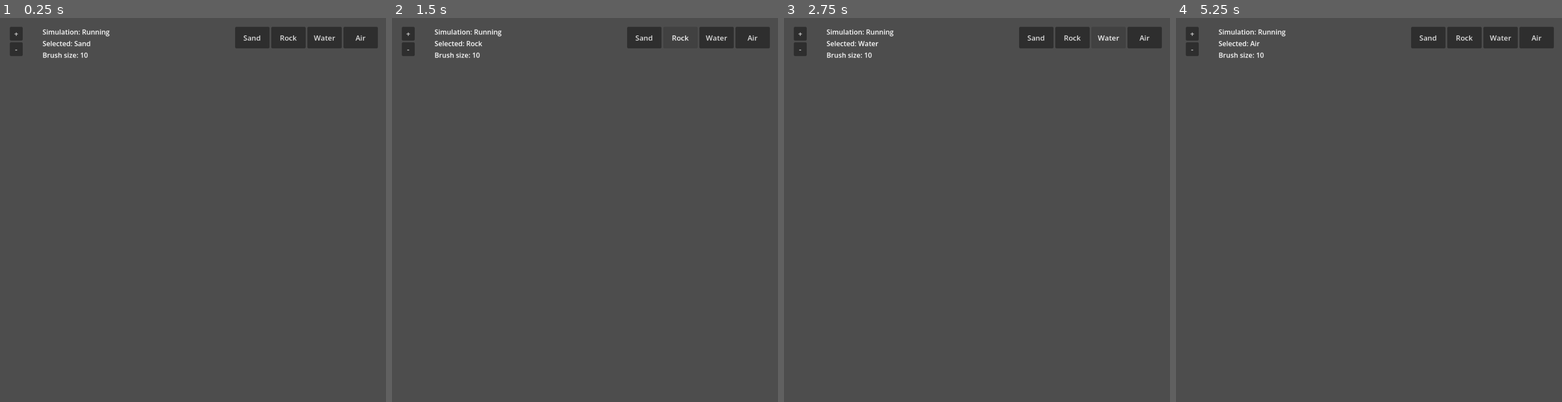
Above: before the commit, frames 1-4 (left to right).
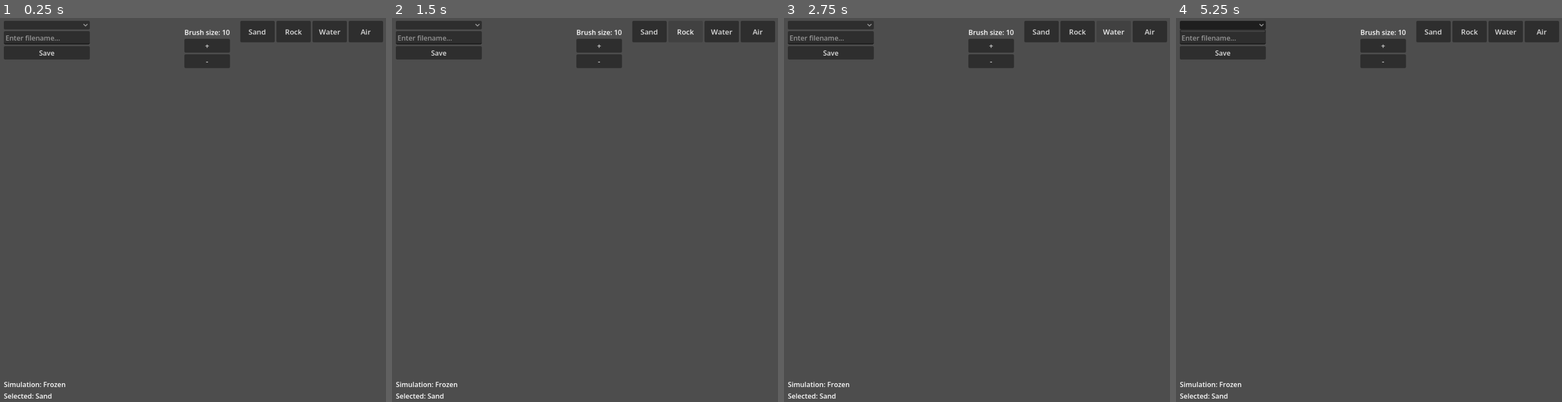
Above: after the commit, the same moments.

Repository: SachaJGregoire/sandbox
Game: Godot game, scene res://main.tscn
The game is run twice, just before and just after one commit, with the same random seed, the same clock (stepped at 60 frames per second) and the same inputs.
Inputs (mouse positions are in pixels of both pictures, inside the frame that each line leads up to):
- Up to frame 1 (0.25 s): no input
- Up to frame 2 (1.5 s): click "Sand" at 0.5 s; click "Rock" at 1.25 s
- Up to frame 3 (2.75 s): click "Water" at 2 s
- Up to frame 4 (5.25 s): click "Air" at 2.75 s; click "+" at 3.5 s; click "-" at 4.25 s; click (1222, 25) at 5.02 s

The runs differ from the first frame. In frame 1, 4.6% of the frame differs, in the area x 1-100%, y 0-100%; in frame 2, 4.3%; in frame 3, 4.3%; in frame 4, 4.6%.

Commit message:
adding crazy stuff

Diff:
--- a/main.tscn
+++ b/main.tscn
@@ -31,10 +31,10 @@
 anchors_preset = 1
 anchor_left = 1.0
 anchor_right = 1.0
-offset_left = -352.0
-offset_top = 24.0
-offset_right = 60.0
-offset_bottom = 74.0
+offset_left = -340.0
+offset_top = 10.0
+offset_right = 72.0
+offset_bottom = 60.0
 grow_horizontal = 0
 
 [node name="SandButton" type="Button" parent="TextureRect/CanvasLayer/RightHBoxContainer" unique_id=2088457241]
@@ -62,65 +62,82 @@
 theme_override_font_sizes/font_size = 17
 text = "Air"
 
-[node name="LeftVBoxContainer" type="VBoxContainer" parent="TextureRect/CanvasLayer" unique_id=1659679079]
-offset_left = 24.0
-offset_top = 24.0
-offset_right = 54.0
-offset_bottom = 94.0
+[node name="BrushStuff" type="VBoxContainer" parent="TextureRect/CanvasLayer" unique_id=1659679079]
+offset_left = 430.0
+offset_top = 25.0
+offset_right = 536.0
+offset_bottom = 120.0
 
-[node name="+" type="Button" parent="TextureRect/CanvasLayer/LeftVBoxContainer" unique_id=3208244]
-custom_minimum_size = Vector2(30, 30)
+[node name="BrushSize" type="Label" parent="TextureRect/CanvasLayer/BrushStuff" unique_id=963681854]
+layout_mode = 2
+text = "Brush size: 10"
+
+[node name="+" type="Button" parent="TextureRect/CanvasLayer/BrushStuff" unique_id=3208244]
 layout_mode = 2
 size_flags_stretch_ratio = 0.0
 theme_override_font_sizes/font_size = 17
 text = "+"
 
-[node name="-" type="Button" parent="TextureRect/CanvasLayer/LeftVBoxContainer" unique_id=2033274631]
-custom_minimum_size = Vector2(30, 30)
+[node name="-" type="Button" parent="TextureRect/CanvasLayer/BrushStuff" unique_id=2033274631]
 layout_mode = 2
 size_flags_stretch_ratio = 0.0
 theme_override_font_sizes/font_size = 17
 text = "-"
 
-[node name="CounterHBoxContainer" type="HBoxContainer" parent="TextureRect/CanvasLayer" unique_id=1278594361]
+[node name="Counters" type="HBoxContainer" parent="TextureRect/CanvasLayer" unique_id=1278594361]
 offset_left = 565.0
 offset_top = 60.0
 offset_right = 977.0
 offset_bottom = 110.0
 
-[node name="SandCounter" type="Label" parent="TextureRect/CanvasLayer/CounterHBoxContainer" unique_id=103942938]
+[node name="SandCounter" type="Label" parent="TextureRect/CanvasLayer/Counters" unique_id=103942938]
 custom_minimum_size = Vector2(80, 0)
 layout_mode = 2
 
-[node name="RockCounter" type="Label" parent="TextureRect/CanvasLayer/CounterHBoxContainer" unique_id=1767088428]
+[node name="RockCounter" type="Label" parent="TextureRect/CanvasLayer/Counters" unique_id=1767088428]
 custom_minimum_size = Vector2(80, 0)
 layout_mode = 2
 
-[node name="WaterCounter" type="Label" parent="TextureRect/CanvasLayer/CounterHBoxContainer" unique_id=293309223]
+[node name="WaterCounter" type="Label" parent="TextureRect/CanvasLayer/Counters" unique_id=293309223]
 custom_minimum_size = Vector2(80, 0)
 layout_mode = 2
 
-[node name="StatusVBoxContainer" type="VBoxContainer" parent="TextureRect/CanvasLayer" unique_id=1244601840]
-offset_left = 100.0
-offset_top = 24.0
-offset_right = 256.0
-offset_bottom = 101.0
+[node name="Status" type="VBoxContainer" parent="TextureRect/CanvasLayer" unique_id=1244601840]
+offset_left = 10.0
+offset_top = 845.0
+offset_right = 166.0
+offset_bottom = 922.0
 
-[node name="Simulation" type="Label" parent="TextureRect/CanvasLayer/StatusVBoxContainer" unique_id=184560283]
+[node name="Simulation" type="Label" parent="TextureRect/CanvasLayer/Status" unique_id=184560283]
 layout_mode = 2
-text = "Simulation: Running"
+text = "Simulation: Frozen"
 
-[node name="CurrentSelected" type="Label" parent="TextureRect/CanvasLayer/StatusVBoxContainer" unique_id=1933685055]
+[node name="CurrentSelected" type="Label" parent="TextureRect/CanvasLayer/Status" unique_id=1933685055]
 layout_mode = 2
 text = "Selected: Sand"
 
-[node name="BrushSize" type="Label" parent="TextureRect/CanvasLayer/StatusVBoxContainer" unique_id=35564262]
+[node name="Presets" type="VBoxContainer" parent="TextureRect/CanvasLayer" unique_id=1929278501]
+offset_left = 10.0
+offset_top = 10.0
+offset_right = 210.0
+offset_bottom = 138.0
+
+[node name="PresetsList" type="OptionButton" parent="TextureRect/CanvasLayer/Presets" unique_id=529637101]
 layout_mode = 2
-text = "Brush size: 10"
+
+[node name="Name" type="LineEdit" parent="TextureRect/CanvasLayer/Presets" unique_id=1698447776]
+layout_mode = 2
+placeholder_text = "Enter filename..."
+
+[node name="Save" type="Button" parent="TextureRect/CanvasLayer/Presets" unique_id=154421570]
+layout_mode = 2
+text = "Save"
 
 [connection signal="pressed" from="TextureRect/CanvasLayer/RightHBoxContainer/SandButton" to="TextureRect" method="select_sand"]
 [connection signal="pressed" from="TextureRect/CanvasLayer/RightHBoxContainer/RockButton" to="TextureRect" method="select_stone"]
 [connection signal="pressed" from="TextureRect/CanvasLayer/RightHBoxContainer/WaterButton" to="TextureRect" method="select_water"]
 [connection signal="pressed" from="TextureRect/CanvasLayer/RightHBoxContainer/AirButton" to="TextureRect" method="select_air"]
-[connection signal="pressed" from="TextureRect/CanvasLayer/LeftVBoxContainer/+" to="TextureRect" method="increase_brush_size"]
-[connection signal="pressed" from="TextureRect/CanvasLayer/LeftVBoxContainer/-" to="TextureRect" method="decrease_brush_size"]
+[connection signal="pressed" from="TextureRect/CanvasLayer/BrushStuff/+" to="TextureRect" method="increase_brush_size"]
+[connection signal="pressed" from="TextureRect/CanvasLayer/BrushStuff/-" to="TextureRect" method="decrease_brush_size"]
+[connection signal="item_selected" from="TextureRect/CanvasLayer/Presets/PresetsList" to="TextureRect" method="preset_selector"]
+[connection signal="pressed" from="TextureRect/CanvasLayer/Presets/Save" to="TextureRect" method="save_button"]
--- a/texture_rect.gd
+++ b/texture_rect.gd
@@ -14,7 +14,7 @@
 const HEIGHT: int = 512
 const SHADER_PATH: String = "res://sand.glsl"
 
-var is_frozen: bool = false
+var is_frozen: bool = true
 var do_reset: bool = false
 var total_frames: int = 0
 
@@ -23,6 +23,12 @@
 var is_drawing: bool = false
 var brush_size: float = 10
 
+# On ready variables
+@onready var SIMULATION: Label = $CanvasLayer/Status/Simulation
+@onready var BRUSHSIZE: Label = $CanvasLayer/BrushStuff/BrushSize
+@onready var CURRENTSELECTED: Label = $CanvasLayer/Status/CurrentSelected
+@onready var PRESETLIST: OptionButton = $CanvasLayer/Presets/PresetsList
+
 func _ready():
 	rd = RenderingServer.get_rendering_device()
 
@@ -51,6 +57,8 @@
 	var tex_rd = Texture2DRD.new()
 	tex_rd.texture_rd_rid = textures[0]
 	texture = tex_rd
+
+	refresh_dropdown()
 
 	print("Ready!")
 
@@ -133,27 +141,53 @@
 		if uniform_sets[1].is_valid(): rd.free_rid(uniform_sets[1])
 
 
-const COLOR_AIR   = Color(0.1,  0.1,  0.1,  1.0)
-const COLOR_SAND  = Color(0.86, 0.73, 0.36, 1.0)
-const COLOR_WATER = Color(0.0,  0.4,  0.9,  1.0)
-const COLOR_STONE = Color(0.5,  0.5,  0.5,  1.0)
-const COLOR_VAPOR = Color(0.85, 0.90, 0.95, 0.45)
+const AIR = 0
+const SAND = 1
+const WATER = 2
+const ROCK = 3
+const VAPOR = 4
+
+const MATERIAL_COLORS = [
+	Color(0.1,  0.1,  0.1,  1.0),  # Air
+	Color(0.86, 0.73, 0.36, 1.0),  # Sand
+	Color(0.0,  0.4,  0.9,  1.0),  # Water
+	Color(0.5,  0.5,  0.5,  1.0),  # Rock
+	Color(0.85, 0.90, 0.95, 0.45)  # Vapor
+]
+
+func draw(index : int, variance: float) -> Color:
+	if index == 0:
+		return MATERIAL_COLORS[index]
+	if index == ROCK:
+		return Color(
+			MATERIAL_COLORS[index].r,
+			MATERIAL_COLORS[index].g + 0.05 * variance,
+			MATERIAL_COLORS[index].b + 0.05 * variance,
+			MATERIAL_COLORS[index].a
+		)
+	return Color(
+		MATERIAL_COLORS[index].r,
+		MATERIAL_COLORS[index].g + 0.15 * variance,
+		MATERIAL_COLORS[index].b + 0.15 * variance,
+		MATERIAL_COLORS[index].a
+	)
+
+var TEST : int = 0
 
 func initialize_simple_pattern(texture_rid: RID) -> void:
 	var data = PackedFloat32Array()
 	data.resize(WIDTH * HEIGHT * 4)
 
-	# Draw a little bowl/level design to get started
 	for y in range(HEIGHT):
 		for x in range(WIDTH):
+			var variance = randf() - 0.5
 			var idx = (y * WIDTH + x) * 4
-			var color = COLOR_AIR
-
-			if y > 450 and y < 470 and x > 100 and x < 412:
-				color = COLOR_STONE
-
-			if y > 350 and y <= 450 and (x > 100 and x < 120 or x > 392 and x < 412):
-				color = COLOR_STONE
+			var color = draw(AIR, variance)
+
+			var H = HEIGHT / 6
+			var W = WIDTH / 6
+			if y > 1.5 * H and y < 2.5 * H and x > 2.5 * W and x < 3.5 * W:
+				color = draw(SAND, variance)
 
 			data[idx] = color.r
 			data[idx + 1] = color.g
@@ -179,28 +213,28 @@
 		if event.keycode == KEY_SPACE:
 			is_frozen = !is_frozen
 			if is_frozen:
-				$CanvasLayer/StatusVBoxContainer/Simulation.text = "Simulation: Frozen"
+				SIMULATION.text = "Simulation: Frozen"
 			else:
-				$CanvasLayer/StatusVBoxContainer/Simulation.text = "Simulation: Running"
+				SIMULATION.text = "Simulation: Running"
 		elif event.keycode == KEY_ESCAPE:
 			do_reset = true
 		elif event.keycode == KEY_UP:
 			increase_brush_size()
-			$CanvasLayer/StatusVBoxContainer/BrushSize.text = "Brush size: %d" % brush_size
+			BRUSHSIZE.text = "Brush size: %d" % brush_size
 		elif event.keycode == KEY_DOWN:
 			decrease_brush_size()
-			$CanvasLayer/StatusVBoxContainer/BrushSize.text = "Brush size: %d" % brush_size
+			BRUSHSIZE.text = "Brush size: %d" % brush_size
 		elif event.keycode == KEY_S:
-			$CanvasLayer/StatusVBoxContainer/CurrentSelected.text = "Selected: Sand"
+			CURRENTSELECTED.text = "Selected: Sand"
 			select_sand()
 		elif event.keycode == KEY_R:
-			$CanvasLayer/StatusVBoxContainer/CurrentSelected.text = "Selected: Rock"
+			CURRENTSELECTED.text = "Selected: Rock"
 			select_stone()
 		elif event.keycode == KEY_W:
-			$CanvasLayer/StatusVBoxContainer/CurrentSelected.text = "Selected: Water"
+			CURRENTSELECTED.text = "Selected: Water"
 			select_water()
 		elif event.keycode == KEY_A:
-			$CanvasLayer/StatusVBoxContainer/CurrentSelected.text = "Selected: Air"
+			CURRENTSELECTED.text = "Selected: Air"
 			select_air()
 
 
@@ -248,26 +282,74 @@
 
 	if total_frames % 30 == 0:
 		var counts = read_counters()
-		$CanvasLayer/CounterHBoxContainer/SandCounter.text = "%d" % counts[0]
-		$CanvasLayer/CounterHBoxContainer/RockCounter.text = "%d" % counts[1]
-		$CanvasLayer/CounterHBoxContainer/WaterCounter.text = "%d" % counts[2]
+		$CanvasLayer/Counters/SandCounter.text = "%d" % counts[0]
+		$CanvasLayer/Counters/RockCounter.text = "%d" % counts[1]
+		$CanvasLayer/Counters/WaterCounter.text = "%d" % counts[2]
 
 func select_sand() -> void:
 	selected_material = 1
-	$CanvasLayer/StatusVBoxContainer/CurrentSelected.text = "Selected: Sand"
 func select_stone() -> void:
 	selected_material = 2
-	$CanvasLayer/StatusVBoxContainer/CurrentSelected.text = "Selected: Rock"
 func select_air() -> void:
 	selected_material = 3
-	$CanvasLayer/StatusVBoxContainer/CurrentSelected.text = "Selected: Air"
 func select_water() -> void:
 	selected_material = 4
-	$CanvasLayer/StatusVBoxContainer/CurrentSelected.text = "Selected: Water"
 
 func increase_brush_size() -> void:
 	brush_size = clamp(brush_size + 2, 3, 30)
-	$CanvasLayer/StatusVBoxContainer/BrushSize.text = "Brush size: %d" % brush_size
+	BRUSHSIZE.text = "Brush size: %d" % brush_size
 func decrease_brush_size() -> void:
 	brush_size = clamp(brush_size - 2, 3, 30)
-	$CanvasLayer/StatusVBoxContainer/BrushSize.text = "Brush size: %d" % brush_size
+	BRUSHSIZE.text = "Brush size: %d" % brush_size
+
+func refresh_dropdown() -> void:
+	PRESETLIST.clear()
+
+	var dir = DirAccess.open("res://presets/")
+	if not dir:
+		DirAccess.make_dir_recursive_absolute("res://presets/")
+		return
+
+	dir.list_dir_begin()
+	var filename = dir.get_next()
+	while filename != "":
+		if filename.ends_with(".bin"):
+			PRESETLIST.add_item(filename.get_basename())
+		filename = dir.get_next()
+	dir.list_dir_end()
+
+#---------------PRESETS--------------------------------#
+
+func save_texture(texture_rid: RID, path: String) -> void:
+	var raw = rd.texture_get_data(texture_rid, 0)
+	var file = FileAccess.open(path, FileAccess.WRITE)
+	file.store_buffer(raw)
+	file.close()
+	print("Saved to ", path)
+
+func load_texture(texture_rid: RID, path: String) -> void:
+	if not FileAccess.file_exists(path):
+		printerr("File not found: ", path)
+		return
+	var file = FileAccess.open(path, FileAccess.READ)
+	var raw = file.get_buffer(file.get_length())
+	file.close()
+	rd.texture_update(texture_rid, 0, raw)
+	print("Loaded from ", path)
+
+func preset_selector(index: int) -> void:
+	var selected = PRESETLIST.get_item_text(index)
+	if selected == "":
+		printerr("Nothing selected")
+		return
+
+	load_texture(textures[0],"res://presets/%s.bin" % selected)
+	load_texture(textures[1],"res://presets/%s.bin" % selected)
+
+func save_button() -> void:
+	var filename = $CanvasLayer/Presets/Name.text.strip_edges()
+	if filename == "":
+		printerr("No filename entered")
+		return
+	save_texture(textures[current_texture_index], "res://presets/%s.bin" % filename)
+	refresh_dropdown()
Binary file added: presets/preset-0.bin
Binary file added: presets/preset-1.bin
Binary file added: presets/preset-2.bin
Binary file added: presets/preset-3.bin
